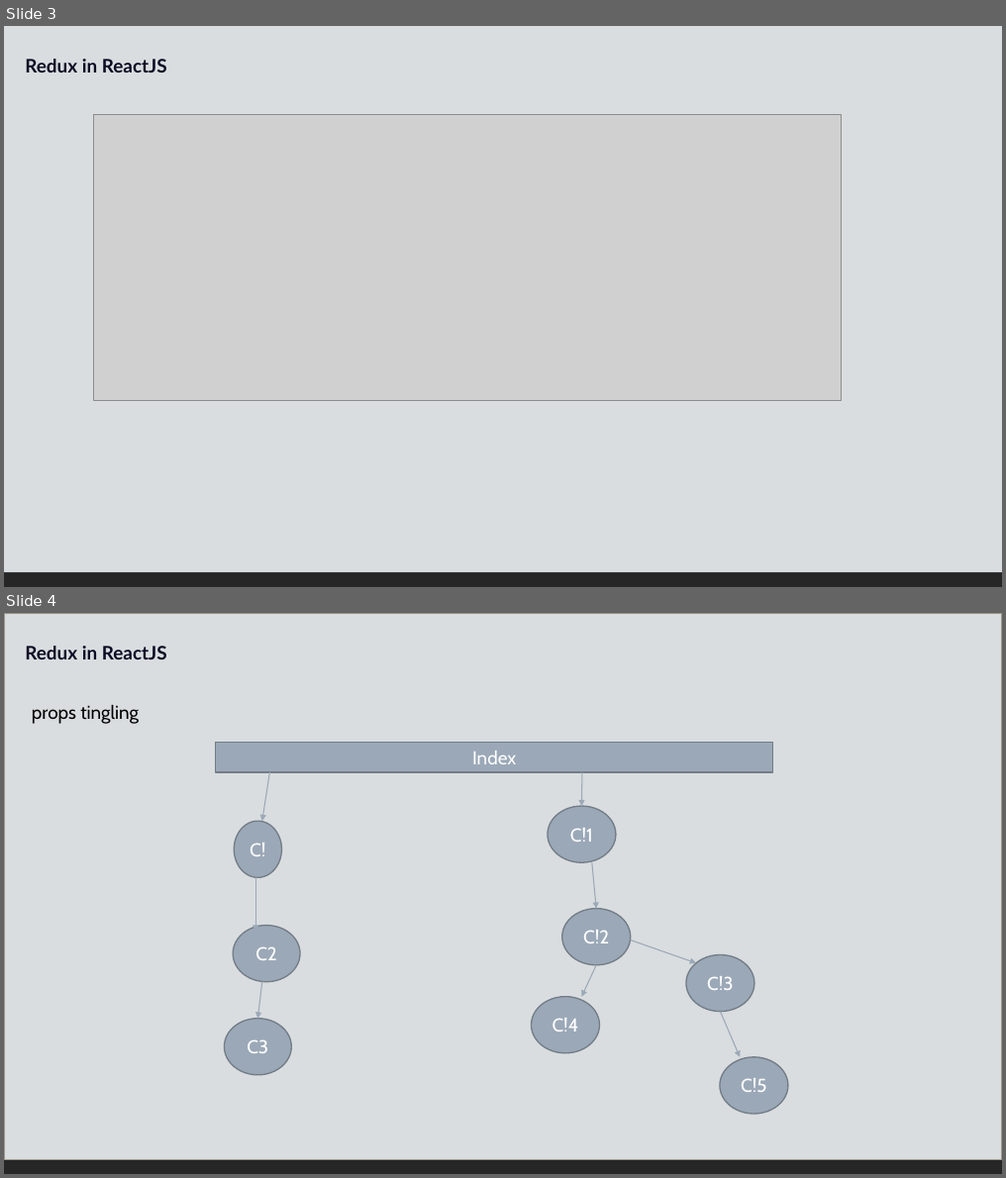
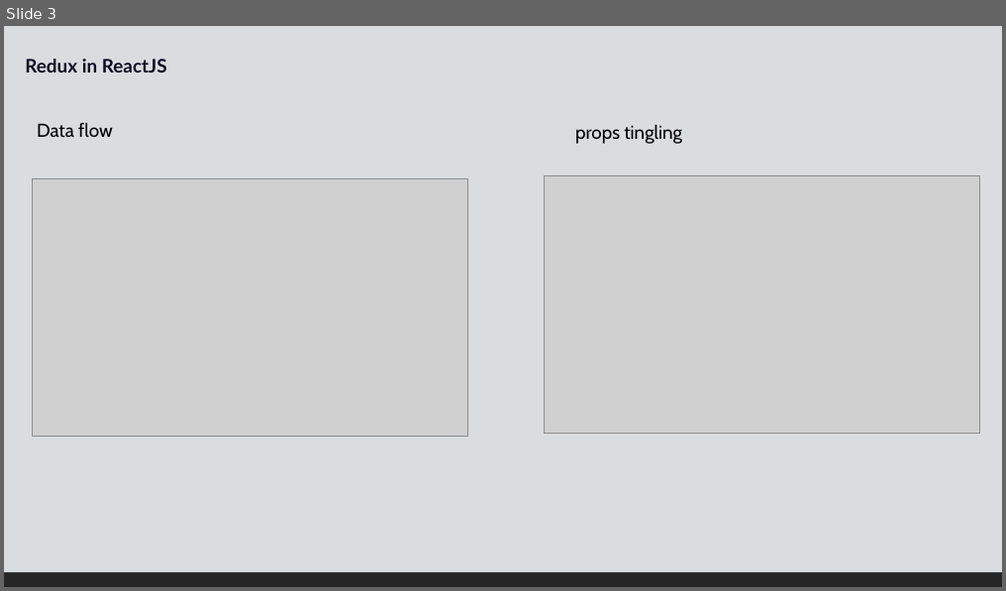
Before and after one commit to bharathi2k6/Learn_React, a slide deck: doc/React-5.pptx. Shown one above the other, each under a label of ours: slides 3 and 4 before the commit, slide 3 after it. The pictures are 1006x1178 and 1006x591 pixels, drawn with LibreOffice and Linux fonts; fonts in the diff are those of the drawing; grey boxes stand for pictures. Boxes give left, top, right and bottom in pixels: in the first picture for what was removed or moved away, otherwise in the second. Text is boxed around its words. In the diff, an @@ line names an element or a change of style, - is before the commit and + after.

Commit message:
all redux

```diff
--- a/doc/React-5.pptx
+++ b/doc/React-5.pptx
@@ slide 4 removed at [4,613,1002,1174], background #FFFFFF; not listed: 1 template element that a slide beside it also shows @@
@@ rectangle removed at [4,613,1002,1159] @@
@@ text removed at [25,646,167,660] @@
-Redux in ReactJS
@@ text removed at [32,705,139,724] @@
-props tingling
@@ rectangle removed at [216,742,773,771] @@
-Index
@@ arrow removed from (269, 772) to (262, 821) @@
@@ arrow removed from (582, 772) to (582, 806) @@
@@ ellipse removed at [548,806,616,863] @@
-C!1
@@ ellipse removed at [234,821,282,878] @@
-C!
@@ arrow removed from (255, 878) to (255, 932) @@
@@ arrow removed from (592, 863) to (596, 909) @@
@@ ellipse removed at [562,909,631,965] @@
-C!2
@@ ellipse removed at [233,925,300,982] @@
-C2
@@ arrow removed from (596, 965) to (582, 997) @@
@@ arrow removed from (631, 940) to (696, 963) @@
@@ ellipse removed at [686,956,754,1012] @@
-C!3
@@ arrow removed from (262, 982) to (257, 1019) @@
@@ ellipse removed at [531,997,599,1054] @@
-C!4
@@ ellipse removed at [224,1019,291,1075] @@
-C3
@@ arrow removed from (721, 1012) to (740, 1058) @@
@@ ellipse removed at [720,1058,788,1115] @@
-C!5
@@ slide 3 changed as well @@
@@ text added at [37,123,113,138], 18 pt, text #000000 @@
+Data flow
@@ text added at [575,125,682,144], 18 pt, text #000000 @@
+props tingling
@@ picture: place and size @@
-picture at [94,114,841,400]
+picture at [33,179,468,437]
@@ picture added at [544,176,979,434] @@
```
Also in this commit, not shown: 7 other slides changed, 4 slides added, 2 other slides removed, 30 other files.
